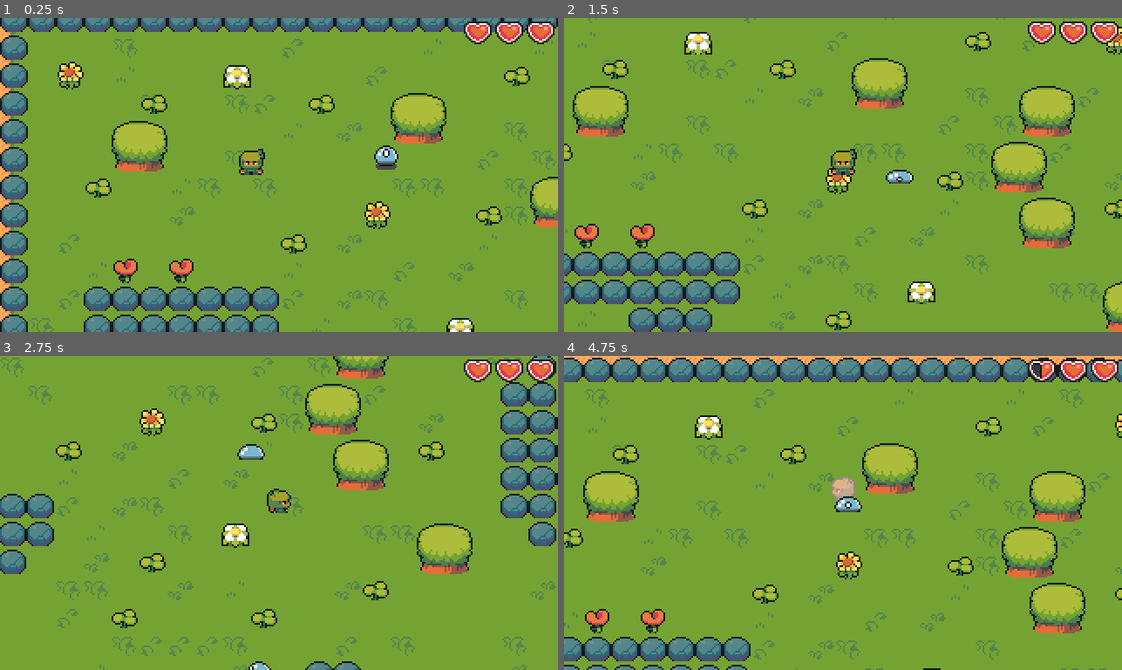
Above: before the commit, frames 1-4 (two rows, left to right).
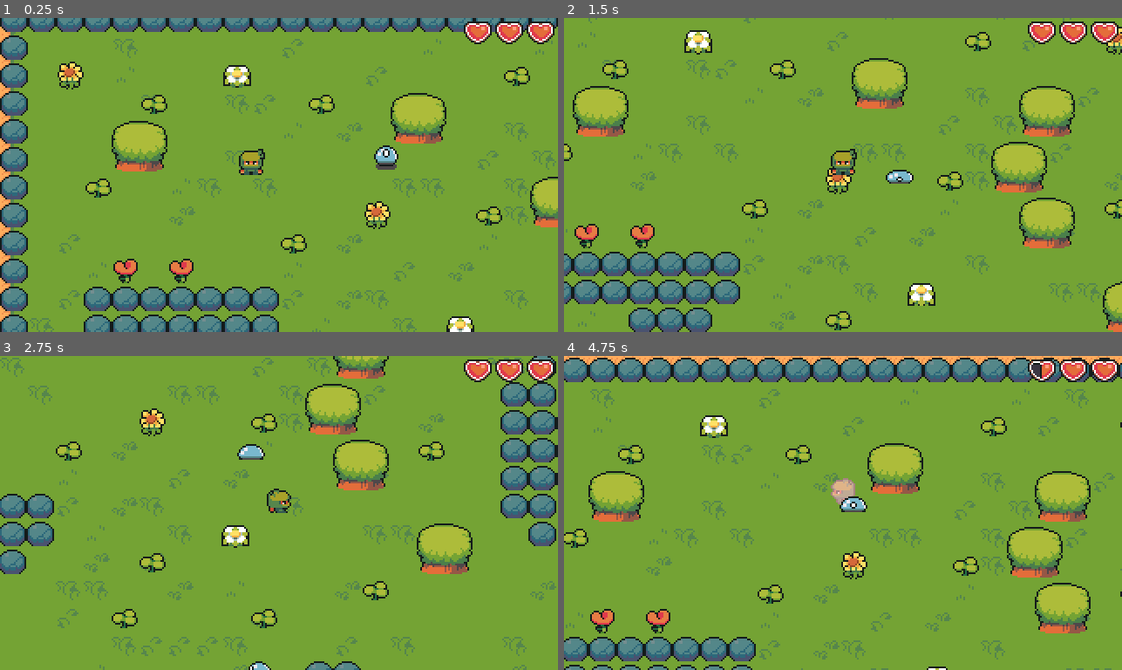
Above: after the commit, the same moments.

Repository: djpeach/ninja-adventure
Game: Godot game, scene res://scenes/world.tscn
Same seed, same stepped clock (60 frames per second), same inputs: the game is played once before the commit and once after it.
Inputs:
- Up to frame 1 (0.25 s): no input
- Up to frame 2 (1.5 s): hold D (move_right) 0.53-1.28 s; hold S (move_down) from 1.28 s (still down)
- Up to frame 3 (2.75 s): release S (move_down) at 2.03 s; hold D (move_right) from 2.03 s (still down)
- Up to frame 4 (4.75 s): release D (move_right) at 2.78 s; hold W (move_up) 2.78-3.53 s; hold A (move_left) from 3.53 s (still down)

The runs differ from the first frame. In frame 1, 0.2% of the frame differs, in the area x 40-85%, y 16-100%; in frame 2, 0.3%; in frame 3, 0.1%; in frame 4, 15%, in the area x 0-100%, y 0-100%.

Commit message:
added collisions array

Diff:
--- a/characters/player.gd
+++ b/characters/player.gd
@@ -12,6 +12,7 @@
 var direction := Vector2.ZERO
 var can_walk := true: set = set_can_walk
 var is_hurt := false: set = set_is_hurt
+var enemy_collisions: Array[Area2D]
 
 func init() -> void:
 	max_health_changed.emit(3)
@@ -20,6 +21,7 @@
 func _physics_process(delta: float) -> void:
 	handle_input()
 	handle_animation()
+	handle_collisions()
 
 	move_and_slide()
 
@@ -49,8 +51,23 @@
 
 
 func _on_hurt_box_area_entered(area: Area2D) -> void:
-	if is_hurt:
-		return
+	enemy_collisions.append(area)
+
+
+func _on_hurt_box_area_exited(area: Area2D) -> void:
+	enemy_collisions.erase(area)
+
+
+func handle_collisions():
+	if is_hurt: return
+
+	for hit_box in enemy_collisions:
+		handle_hit_by_enemy(hit_box)
+		break # only first hitbox will have an effect
+
+
+func handle_hit_by_enemy(area: Area2D) -> void:
+	if is_hurt: return
 
 	is_hurt = true
 	can_walk = false
--- a/characters/player.tscn
+++ b/characters/player.tscn
@@ -204,3 +204,4 @@
 }
 
 [connection signal="area_entered" from="HurtBox" to="." method="_on_hurt_box_area_entered"]
+[connection signal="area_exited" from="HurtBox" to="." method="_on_hurt_box_area_exited"]
